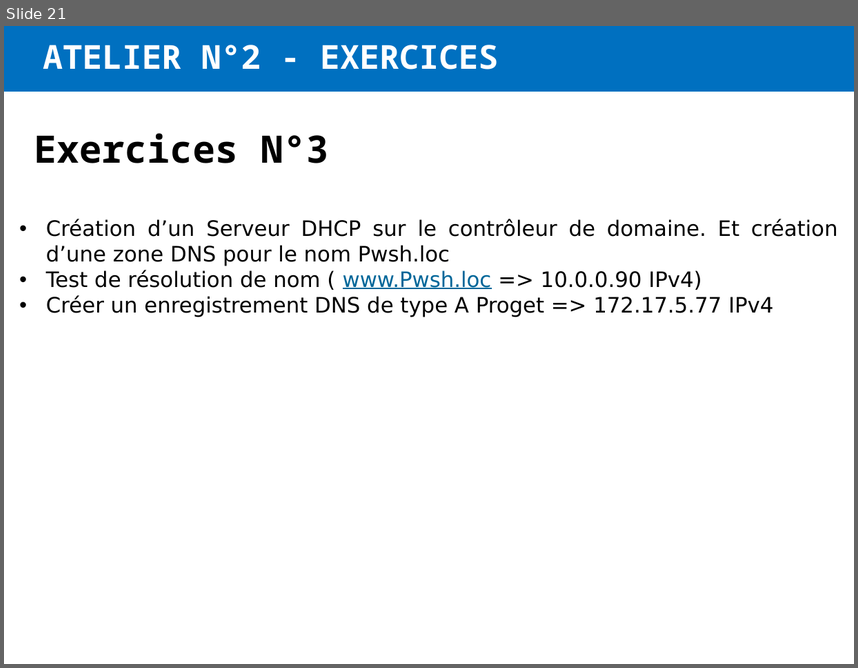
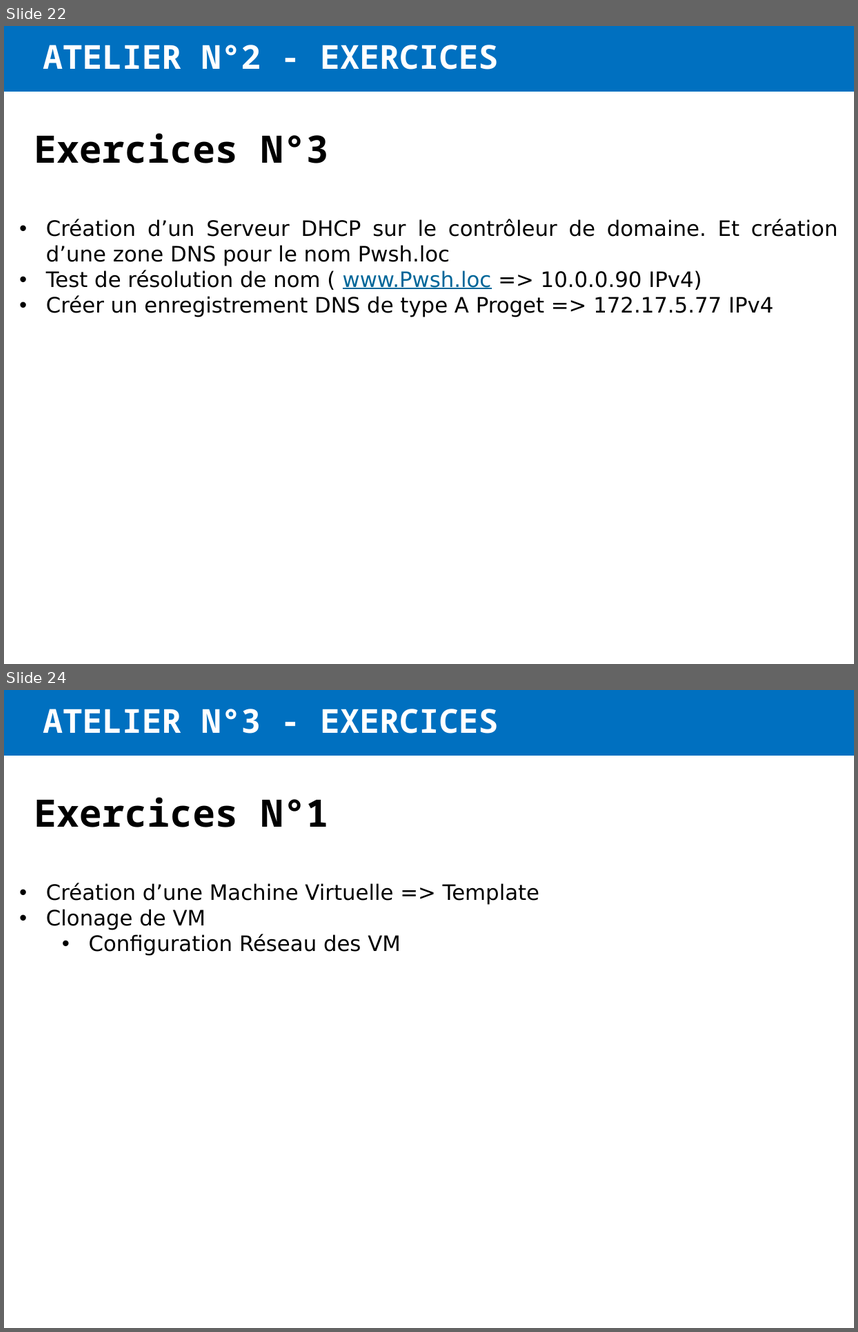
Before and after one commit to JM2K69/Formation, a slide deck: PowerShell/00_Présentation/Formation Académique.pptx. Shown one above the other, each under a label of ours: slide 21 before the commit, slides 22 and 24 after it; the slides between them are not shown. The pictures are 858x668 and 858x1332 pixels, drawn with LibreOffice and Linux fonts; fonts in the diff are those of the drawing; background and template pictures are left out. Boxes give left, top, right and bottom in pixels: in the first picture for what was removed or moved away, otherwise in the second. Text is boxed around its words. In the diff, an @@ line names an element or a change of style, - is before the commit and + after.

```diff
--- a/PowerShell/00_Présentation/Formation Académique.pptx
+++ b/PowerShell/00_Présentation/Formation Académique.pptx
@@ slide 24 added at [4,690,854,1328], background #FFFFFF; not listed: 1 template element that a slide beside it also shows @@
@@ title added at [43,709,498,733], 28 pt, text #FFFFFF, bold @@
+ATELIER N°3 - EXERCICES
@@ text added at [34,797,329,827], 32 pt, text #000000, bold @@
+Exercices N°1
@@ text added at [46,883,539,956], 18 pt, text #000000 @@
+• Création d’une Machine Virtuelle => Template
+• Clonage de VM
+  • Configuration Réseau des VM
@@ what was slide 21 is now slide 22 @@
```
Also in this commit, not shown: 3 slides changed, 3 other slides added, 1 slide removed.
